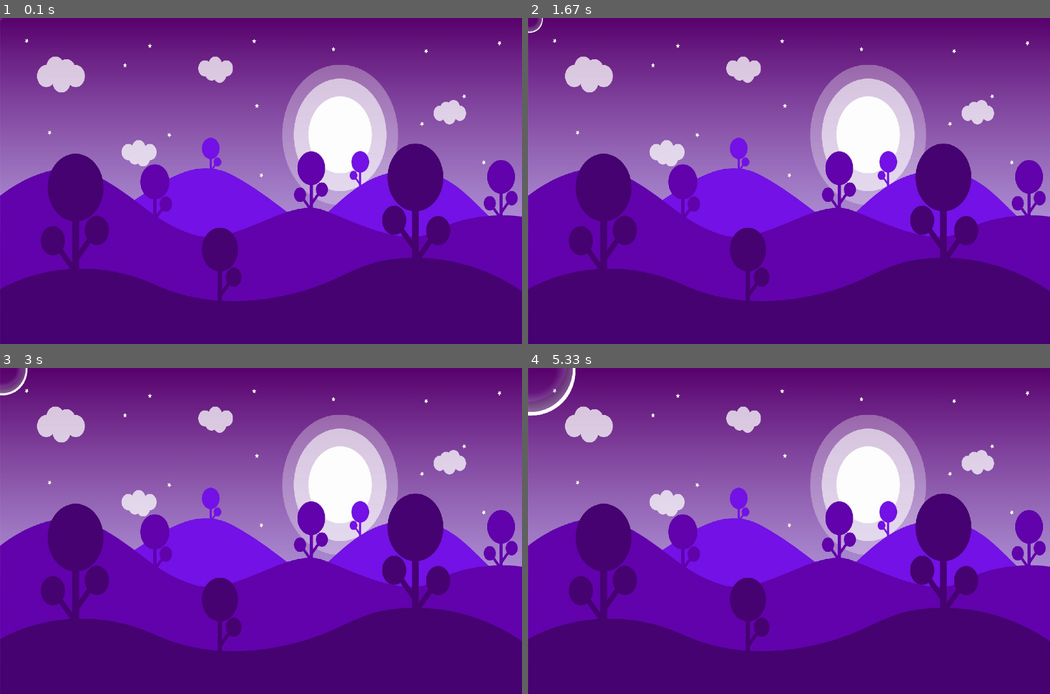
Above: before the commit, frames 1-4 (two rows, left to right).
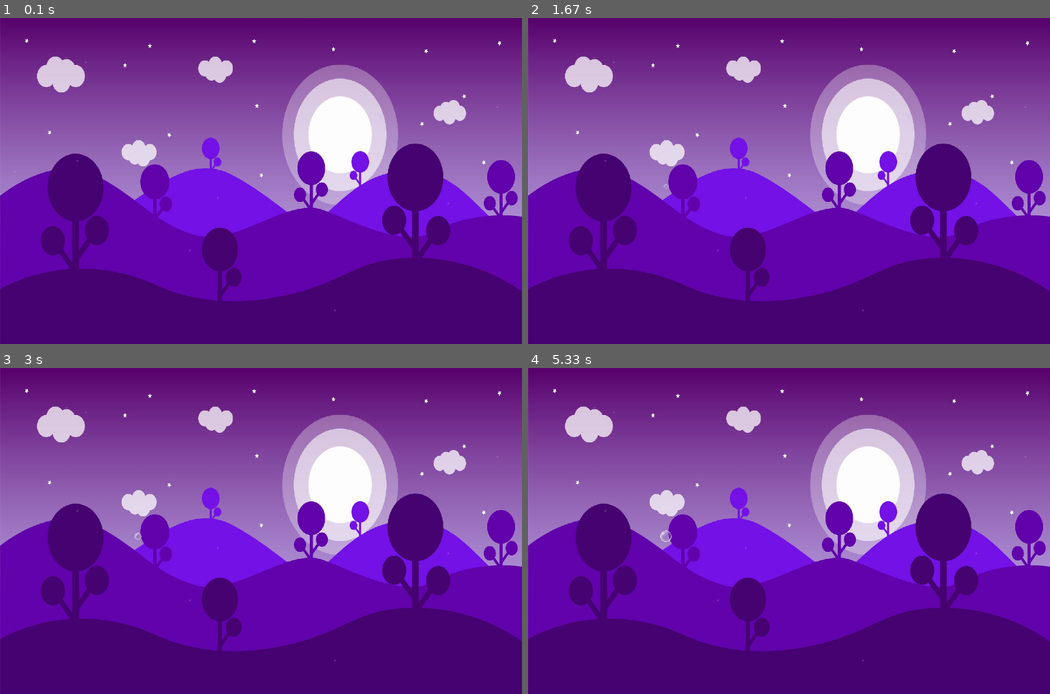
Above: after the commit, the same moments.

Repository: JanKrb/pygame-bubbles
Game: pygame game, started from game.py
The game is run twice, just before and just after one commit, with the same random seed, the same clock (stepped at 60 frames per second) and the same inputs.
Inputs (mouse positions are in pixels of both pictures, inside the frame that each line leads up to):
- Up to frame 1 (0.1 s): no input
- Up to frame 2 (1.67 s): click (789, 181) at 0.38 s; click (543, 171) at 0.72 s; tap Enter at 1.17 s
- Up to frame 3 (3 s): no input
- Up to frame 4 (5.33 s): no input

The runs differ from the first frame. In frame 1, less than 0.1% of the frame differs, in the area x 0-96%, y 0-91%; in frame 2, less than 0.1%; in frame 3, 0.2%; in frame 4, 0.7%.

Commit message:
Add smooth animation for popping the bubbles

Diff:
--- a/game.py
+++ b/game.py
@@ -1,5 +1,6 @@
 import pygame
 import os
+import random
 
 class Settings:
     # Window settings
@@ -28,9 +29,10 @@
 
     # Bubble settings
     bubble_radius = 5
-    bubble_speed = 1000 / 60 # 60x per second
+    bubble_speed = 20
     bubble_spawn_margin = 10
     bubble_spawn_speed = (1, 4)
+    bubble_animation_speed = 1
 
 class Background(pygame.sprite.Sprite):
     def __init__(self, image_name='background.jpg') -> None:
@@ -48,42 +50,70 @@
 
         self.images = Bubble.get_bubble_images()
         self.state = 0 # Current image
+        self.killed = False
 
         self.image = self.images[self.state]
         self.image = pygame.transform.scale(self.images[self.state], (Settings.bubble_radius, Settings.bubble_radius))
         self.rect = self.image.get_rect()
 
+        self.expansion_rate = random.randint(*Settings.bubble_spawn_speed)
+
+        self.rect.center = (
+            random.randint(Settings.bubble_radius + Settings.bubble_spawn_margin, Settings.window_width - (Settings.bubble_radius + Settings.bubble_spawn_margin)),
+            random.randint(Settings.bubble_radius + Settings.bubble_spawn_margin, Settings.window_height - (Settings.bubble_radius + Settings.bubble_spawn_margin))
+        )
+
     @staticmethod
     def get_bubble_images() -> list[pygame.Surface]:
-        images_in_path = os.listdir(Settings.path_images)
-        bubble_images = [img for img in images_in_path if img.startswith('bubble')]
+        bubble_images = ['bubble1.png', 'bubble2.png', 'bubble3.png', 'bubble4.png', 'bubble5.png', 'bubble6.png', 'bubble7.png']
+        bubble_images.sort()
         return [pygame.image.load(Settings.create_image_path(img)) for img in bubble_images]
 
     def kill(self) -> None:
+        self.killed = True
+
+        if game.bubble_animation_frames <= Settings.bubble_animation_speed:
+            game.bubble_animation_frames += 1
+            return
+        else:
+            game.bubble_animation_frames = 0
+
         self.state += 1
+        old_center = self.rect.center
+        old_size = self.rect.size
+
         self.image = self.images[self.state]
+        self.image = pygame.transform.scale(self.image, old_size)
         self.rect = self.image.get_rect()
+        self.rect.center = old_center
 
-        if self.state > len(self.images) - 1:
+
+        if self.state > len(self.images) - 2:
             super().kill() # Kill after animation is done
 
     def increase_size(self) -> None:
         center = self.rect.center
-        self.image = pygame.transform.scale(self.images[self.state], (self.rect.width + Settings.bubble_speed, self.rect.height + Settings.bubble_speed))
+        self.image = pygame.transform.scale(self.images[self.state], (self.rect.width + self.expansion_rate, self.rect.height + self.expansion_rate))
         self.rect = self.image.get_rect()
         self.rect.center = center
+
+    def is_hovered(self, mouse_pos) -> bool:
+        return self.rect.collidepoint(mouse_pos)
 
     def draw(self, screen):
         screen.blit(self.image, self.rect)
 
     def update(self):
-        pass
+        if self.killed:
+            self.kill()
+            return
 
 class Game:
     def __init__(self) -> None:
         os.environ['SDL_VIDEO_WINDOW_CENTERED'] = '1'
         pygame.init()
         pygame.display.set_caption(Settings.window_caption)
+        pygame.mouse.set_cursor(*pygame.cursors.diamond)
 
         self.screen = pygame.display.set_mode(Settings.get_size())
         self.clock = pygame.time.Clock()
@@ -93,8 +123,9 @@
 
         self.background = Background()
         self.bubbles = pygame.sprite.Group()
+        self.bubble_animation_frames = 0
 
-        self.bubbles.add(Bubble())
+        [self.bubbles.add(Bubble()) for _ in range(10)]
 
     def run(self) -> None:
         while self.running:
@@ -103,13 +134,25 @@
             self.update()
             self.draw()
 
+    def handle_keydown_events(self, event) -> None:
+        if event.key == pygame.K_ESCAPE:
+            self.running = False
+
+    def handle_mouse_events(self, event) -> None:
+        if event.button == 1:
+            for bubble in self.bubbles:
+                if bubble.is_hovered(event.pos):
+                    bubble.kill()
+                    break
+
     def handle_events(self) -> None:
         for event in pygame.event.get():
             if event.type == pygame.QUIT:
                 self.running = False
             elif event.type == pygame.KEYDOWN:
-                if event.key == pygame.K_ESCAPE:
-                    self.running = False
+                self.handle_keydown_events(event)
+            elif event.type == pygame.MOUSEBUTTONDOWN:
+                self.handle_mouse_events(event)
 
     def respawn_bubbles(self) -> None:
         pass
@@ -121,12 +164,16 @@
 
         self.bubble_speed -= 1
 
-        # Increase bubble size
-        if self.bubble_speed <= 0:
-            self.bubble_speed = Settings.bubble_speed
+        any_bubble_hovered = False
+        for bubble in self.bubbles.sprites():
+            if self.bubble_speed <= 0 and not bubble.killed:
+                self.bubble_speed = Settings.bubble_speed
+                bubble.increase_size()
 
-            for bubble in self.bubbles.sprites():
-                bubble.increase_size()
+            if bubble.is_hovered(pygame.mouse.get_pos()):
+                any_bubble_hovered = True
+
+            pygame.mouse.set_cursor(*pygame.cursors.broken_x if any_bubble_hovered else pygame.cursors.diamond)
 
     def draw(self) -> None:
         self.screen.fill((0, 0, 0))
